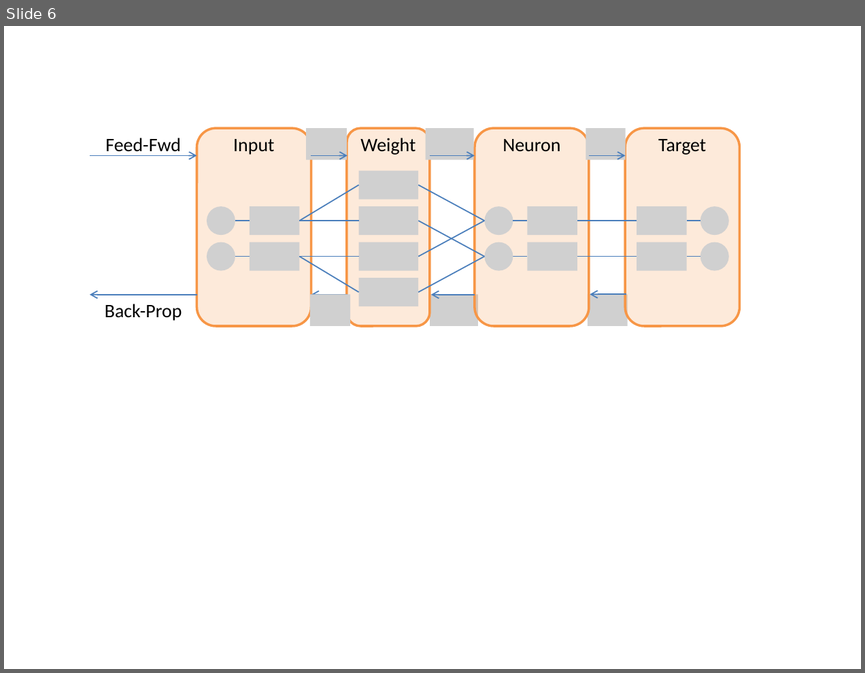
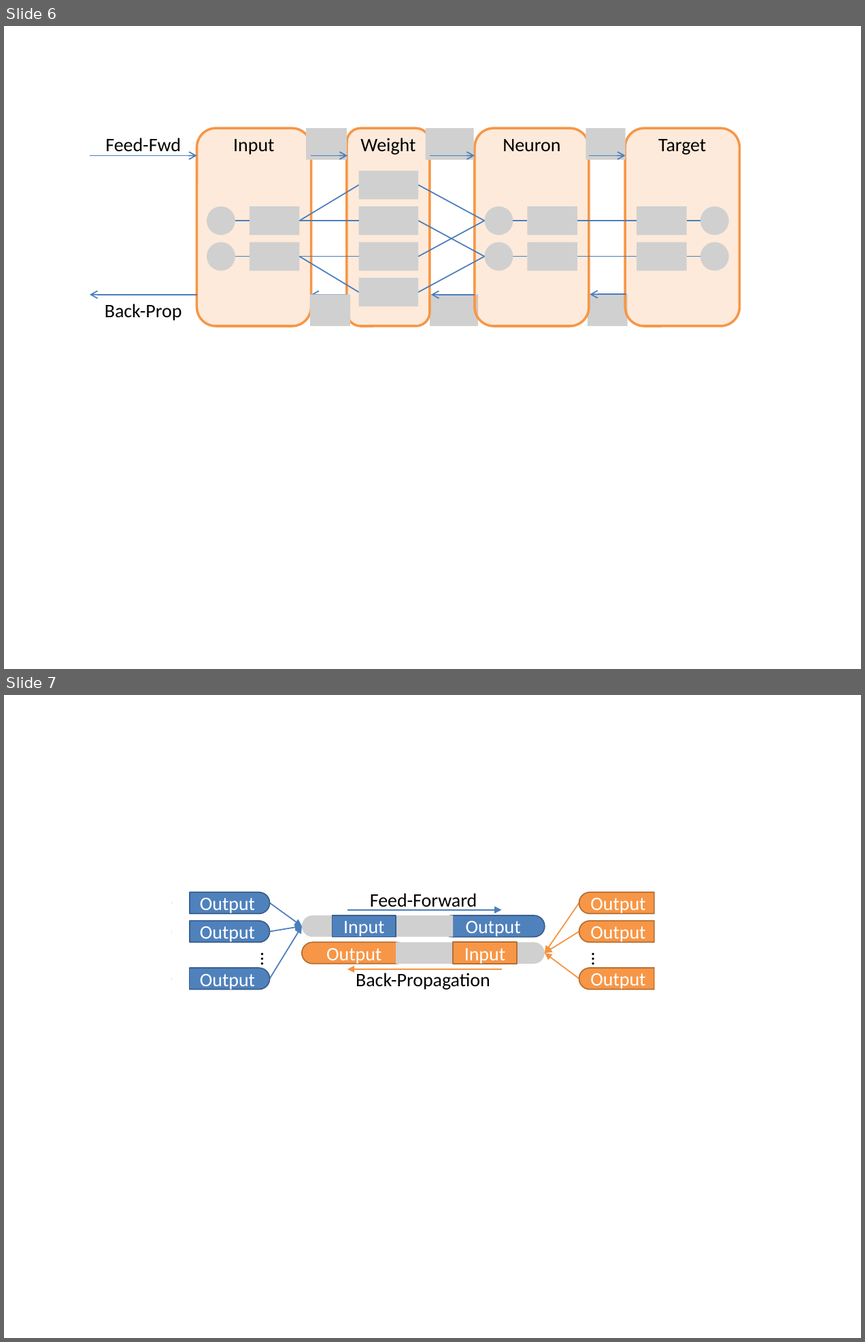
Before and after one commit to wenduow/BeefNet, a slide deck: trunk/pic/pic.pptx. Shown one above the other, each under a label of ours: slide 6 before the commit, slides 6 and 7 after it. The pictures are 865x673 and 865x1342 pixels, drawn with LibreOffice and Linux fonts; fonts in the diff are those of the drawing; grey boxes stand for pictures. Boxes give left, top, right and bottom in pixels: in the first picture for what was removed or moved away, otherwise in the second. Text is boxed around its words. In the diff, an @@ line names an element or a change of style, - is before the commit and + after.

```diff
--- a/trunk/pic/pic.pptx
+++ b/trunk/pic/pic.pptx
@@ slide 7 added at box(4, 695, 861, 1338), background #FFFFFF @@
@@ group added at box(172, 883, 674, 997): 8 rounded rectangles, 8 arrows, 6 lines, 4 pictures, 4 texts, 4 rectangles @@
+Output
+Output
+…
+…
+Input
+Input
+Feed-Forward
+Back-Propagation
+Output
+Output
+Output
+Output
+Output
+Output
```
Also in this commit, not shown: 2 other files.
